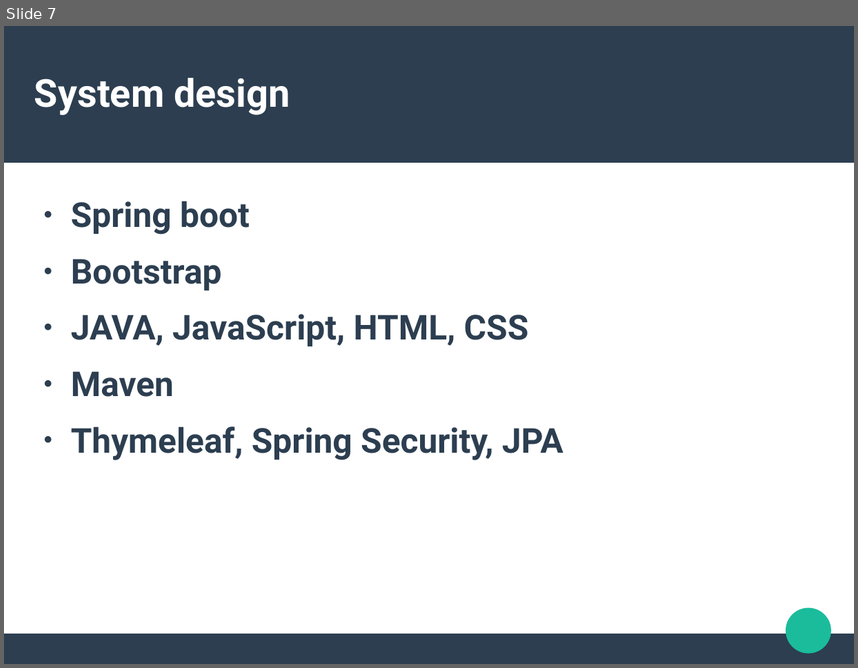
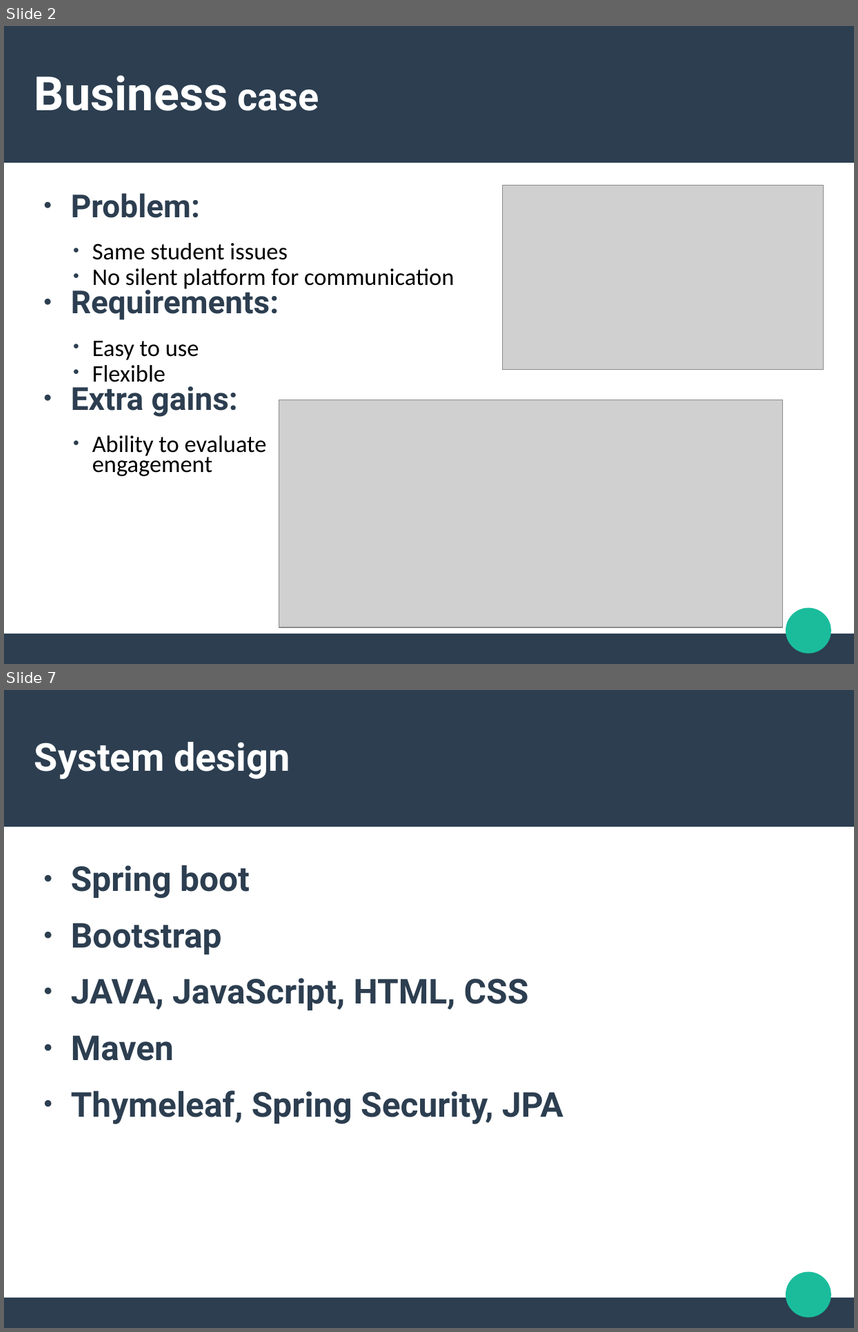
Before and after one commit to Eliiona/Java_BC, a slide deck: Prezentacijaa.odp. Shown one above the other, each under a label of ours: slide 7 before the commit, slides 2 and 7 after it; the slides between them are not shown. The pictures are 858x668 and 858x1332 pixels, drawn with LibreOffice and Linux fonts; fonts in the diff are those of the drawing; grey boxes stand for pictures. Boxes give left, top, right and bottom in pixels: in the first picture for what was removed or moved away, otherwise in the second. Text is boxed around its words. In the diff, an @@ line names an element or a change of style, - is before the commit and + after.

```diff
--- a/Prezentacijaa.odp
+++ b/Prezentacijaa.odp
@@ slide 2 added at (4, 26, 854, 664), background #FFFFFF; not listed: 3 template elements that a slide beside it also shows @@
@@ title added at (34, 75, 319, 111), 44 pt, text #FFFFFF, bold @@
+Business case
@@ picture added at (502, 185, 824, 369) @@
@@ text added at (71, 193, 454, 476), 22.2 pt, text #000000 @@
+● Problem:
+  ● Same student issues
+  ● No silent platform for communication
+● Requirements:
+  ● Easy to use
+  ● Flexible
+● Extra gains:
+  ● Ability to evaluate
+    engagement
@@ picture added at (279, 400, 783, 628) @@
```
Also in this commit, not shown: 5 slides changed, 1 slide removed.
